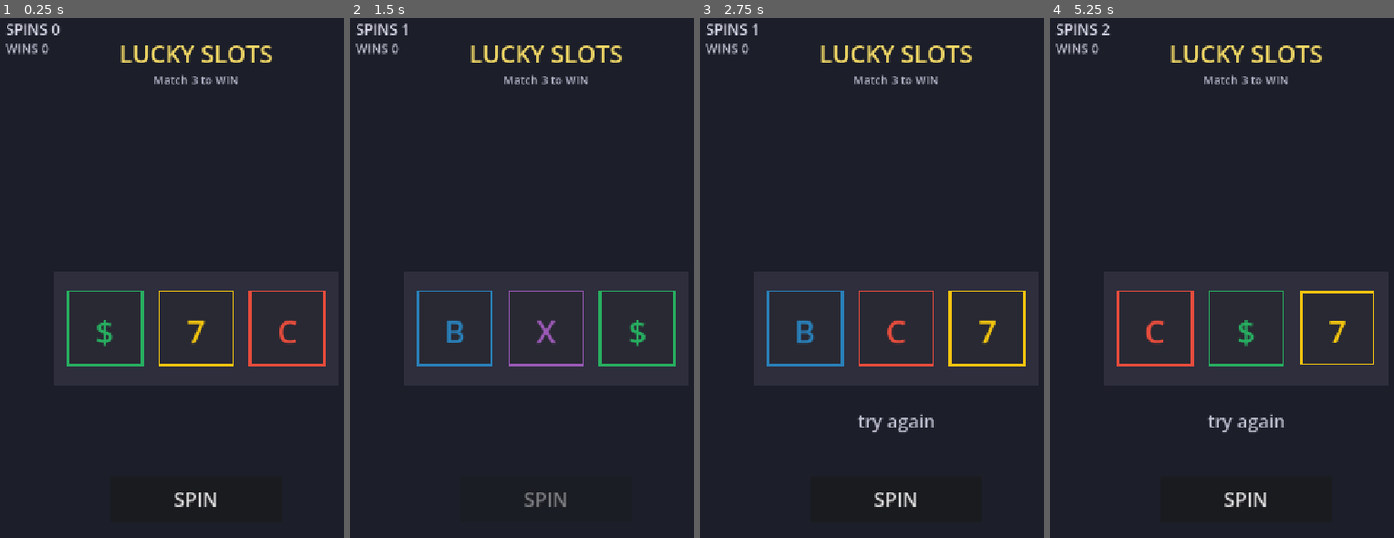
Above: before the commit, frames 1-4 (left to right).
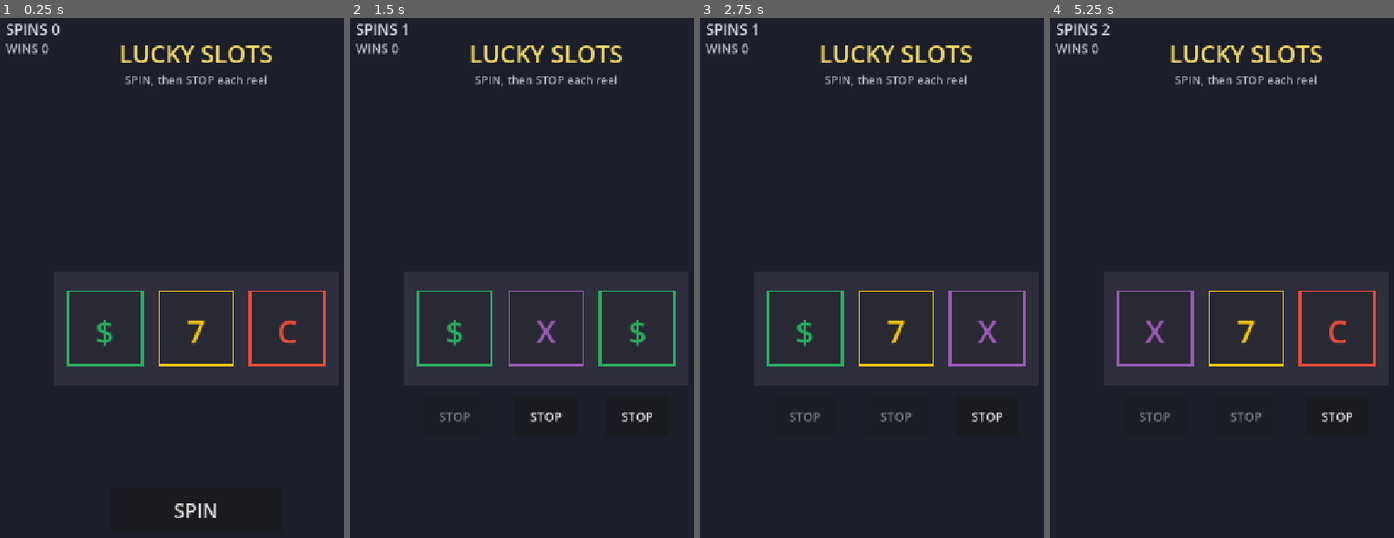
Above: after the commit, the same moments.

Repository: lalalalasuke-jpg/lucky-slots
Game: Godot game, scene res://scenes/main.tscn
Two runs of this game, one before a commit and one after it. Both use one fixed random seed, a clock stepped at 60 frames per second and the inputs below.
Inputs (mouse positions are in pixels of both pictures, inside the frame that each line leads up to):
- Up to frame 1 (0.25 s): no input
- Up to frame 2 (1.5 s): click "SPIN" at 0.5 s; click (456, 418) at 1.25 s, where only the run after the commit has a clickable "STOP"
- Up to frame 3 (2.75 s): click (896, 418) at 2 s, where only the run after the commit has a clickable "STOP"
- Up to frame 4 (5.25 s): click (1338, 418) at 2.75 s, where only the run after the commit has a clickable "STOP"; click "SPIN" at 3.5 s; click (1156, 418) at 4.25 s, where only the run after the commit has a clickable "STOP"; click (1246, 418) at 5 s, where only the run after the commit has a clickable "STOP"

The runs differ from the first frame. In frame 1, 0.7% of the frame differs, in the area x 36-78%, y 10-97%; in frame 2, 1.4%; in frame 3, 2.7%; in frame 4, 2.8%, in the area x 19-95%, y 10-95%.

Commit message:
目押し方式に変更: SPINで回り続け、STOPで各リールを止める
- 自動で時間差停止する方式をやめ、SPIN後は3リールが回り続ける
- リールごとにSTOPボタンを追加。押した瞬間の絵柄で確定（目押し）
- 押し忘れ対策に AUTO_STOP_TIME(5秒)で自動停止する保険を追加

Diff:
--- a/scenes/main.gd
+++ b/scenes/main.gd
@@ -2,17 +2,20 @@
 
 ## リールが絵柄を切り替える間隔（回転中）
 const REEL_TICK := 0.06
-## リールごとの止まるタイミングのずれ（1番目→2番目→3番目の順に止まる）
-const REEL_STAGGER := 0.35
-## 一番早く止まるリールの回転時間
-const REEL_SPIN_TIME := 0.7
+## STOPを押し忘れても、この秒数たったら自動で止まる保険
+const AUTO_STOP_TIME := 5.0
 
 var spins := 0
 var wins := 0
 var spinning := false
+# 各リールが今も回転中かどうか
+var reel_spinning: Array[bool] = [false, false, false]
 
 @onready var reels: Array[SlotSymbol] = [
 	$HUD/Reels/Reel0, $HUD/Reels/Reel1, $HUD/Reels/Reel2,
+]
+@onready var stop_buttons: Array[Button] = [
+	$HUD/StopButton0, $HUD/StopButton1, $HUD/StopButton2,
 ]
 @onready var spin_button: Button = $HUD/SpinButton
 @onready var result_label: Label = $HUD/ResultLabel
@@ -22,6 +25,9 @@
 
 func _ready() -> void:
 	spin_button.pressed.connect(_on_spin_pressed)
+	for i in stop_buttons.size():
+		stop_buttons[i].pressed.connect(_on_stop_pressed.bind(i))
+		stop_buttons[i].visible = false
 	for reel in reels:
 		reel.show_symbol(randi() % SlotSymbol.SYMBOLS.size())
 	_update_hud()
@@ -31,33 +37,51 @@
 	if spinning:
 		return
 	spinning = true
-	spin_button.disabled = true
+	spin_button.visible = false
 	result_label.text = ""
 	spins += 1
 	_update_hud()
 
-	var final_symbols: Array[int] = []
 	for i in reels.size():
-		final_symbols.append(randi() % SlotSymbol.SYMBOLS.size())
-	for i in reels.size():
-		_spin_reel(reels[i], REEL_SPIN_TIME + i * REEL_STAGGER, final_symbols[i])
-
-	var total_time := REEL_SPIN_TIME + (reels.size() - 1) * REEL_STAGGER + 0.05
-	await get_tree().create_timer(total_time).timeout
-	_resolve_result(final_symbols)
-	spinning = false
-	spin_button.disabled = false
+		reel_spinning[i] = true
+		stop_buttons[i].disabled = false
+		stop_buttons[i].visible = true
+		_spin_reel(i)
 
 
-# 1本のリールを回す：一定時間はランダムに絵柄を切り替え続け、最後に final_index で止める
-func _spin_reel(reel: SlotSymbol, duration: float, final_index: int) -> void:
-	var t := 0.0
-	while t < duration:
+# 目押し：タップされたリールを、今表示中の絵柄のまま止める
+func _on_stop_pressed(i: int) -> void:
+	reel_spinning[i] = false
+	stop_buttons[i].disabled = true
+
+
+# 1本のリールを回し続ける。reel_spinning[i] が false になるか、
+# AUTO_STOP_TIME 秒たったら、その時点の絵柄で止まる
+func _spin_reel(i: int) -> void:
+	var reel := reels[i]
+	var elapsed := 0.0
+	while reel_spinning[i] and elapsed < AUTO_STOP_TIME:
 		reel.show_symbol(randi() % SlotSymbol.SYMBOLS.size())
 		await get_tree().create_timer(REEL_TICK).timeout
-		t += REEL_TICK
-	reel.show_symbol(final_index)
+		elapsed += REEL_TICK
+	reel_spinning[i] = false
+	stop_buttons[i].disabled = true
 	reel.bounce()
+	_check_all_stopped()
+
+
+func _check_all_stopped() -> void:
+	for is_spinning in reel_spinning:
+		if is_spinning:
+			return
+	for b in stop_buttons:
+		b.visible = false
+	var symbols: Array[int] = []
+	for reel in reels:
+		symbols.append(reel.symbol_index)
+	_resolve_result(symbols)
+	spinning = false
+	spin_button.visible = true
 
 
 func _resolve_result(symbols: Array[int]) -> void:
--- a/scenes/main.tscn
+++ b/scenes/main.tscn
@@ -33,7 +33,7 @@
 mouse_filter = 2
 theme_override_colors/font_color = Color(0.7, 0.7, 0.78, 1)
 theme_override_font_sizes/font_size = 20
-text = "Match 3 to WIN"
+text = "SPIN, then STOP each reel"
 horizontal_alignment = 1
 
 [node name="SpinsLabel" type="Label" parent="HUD"]
@@ -79,19 +79,46 @@
 position = Vector2(160, 0)
 script = ExtResource("2")
 
+[node name="StopButton0" type="Button" parent="HUD"]
+visible = false
+offset_left = 145.0
+offset_top = 680.0
+offset_right = 255.0
+offset_bottom = 750.0
+theme_override_font_sizes/font_size = 22
+text = "STOP"
+
+[node name="StopButton1" type="Button" parent="HUD"]
+visible = false
+offset_left = 305.0
+offset_top = 680.0
+offset_right = 415.0
+offset_bottom = 750.0
+theme_override_font_sizes/font_size = 22
+text = "STOP"
+
+[node name="StopButton2" type="Button" parent="HUD"]
+visible = false
+offset_left = 465.0
+offset_top = 680.0
+offset_right = 575.0
+offset_bottom = 750.0
+theme_override_font_sizes/font_size = 22
+text = "STOP"
+
 [node name="ResultLabel" type="Label" parent="HUD"]
 offset_left = 0.0
-offset_top = 700.0
+offset_top = 770.0
 offset_right = 720.0
-offset_bottom = 750.0
+offset_bottom = 815.0
 mouse_filter = 2
 theme_override_font_sizes/font_size = 32
 horizontal_alignment = 1
 
 [node name="SpinButton" type="Button" parent="HUD"]
 offset_left = 210.0
-offset_top = 820.0
+offset_top = 840.0
 offset_right = 510.0
-offset_bottom = 900.0
+offset_bottom = 920.0
 theme_override_font_sizes/font_size = 34
 text = "SPIN"
